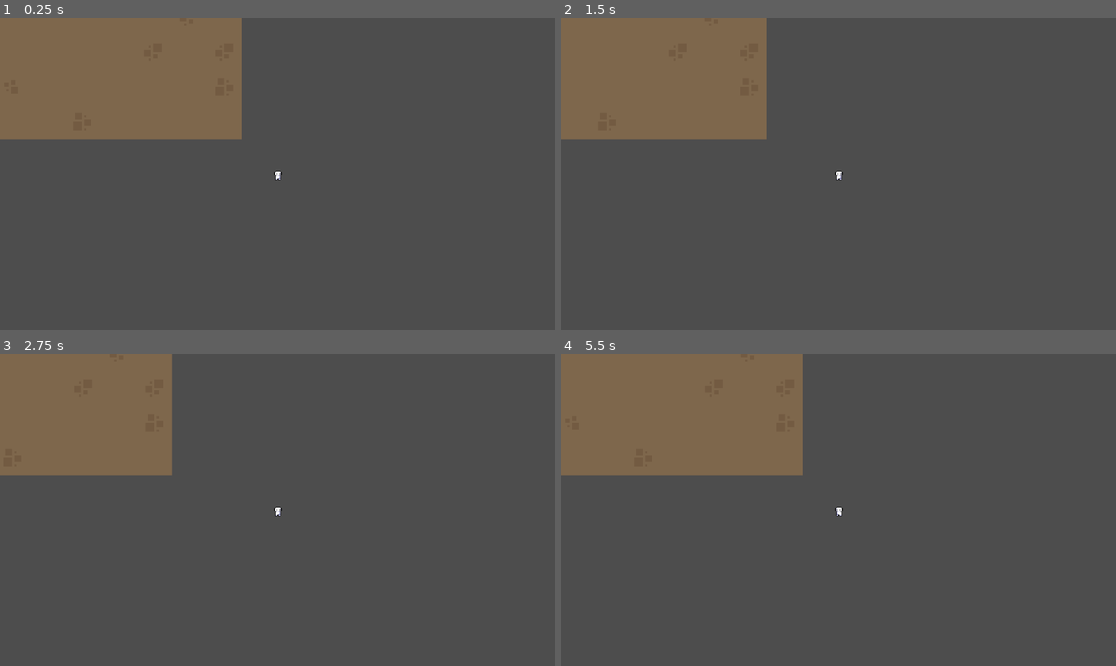
Above: before the commit, frames 1-4 (two rows, left to right).
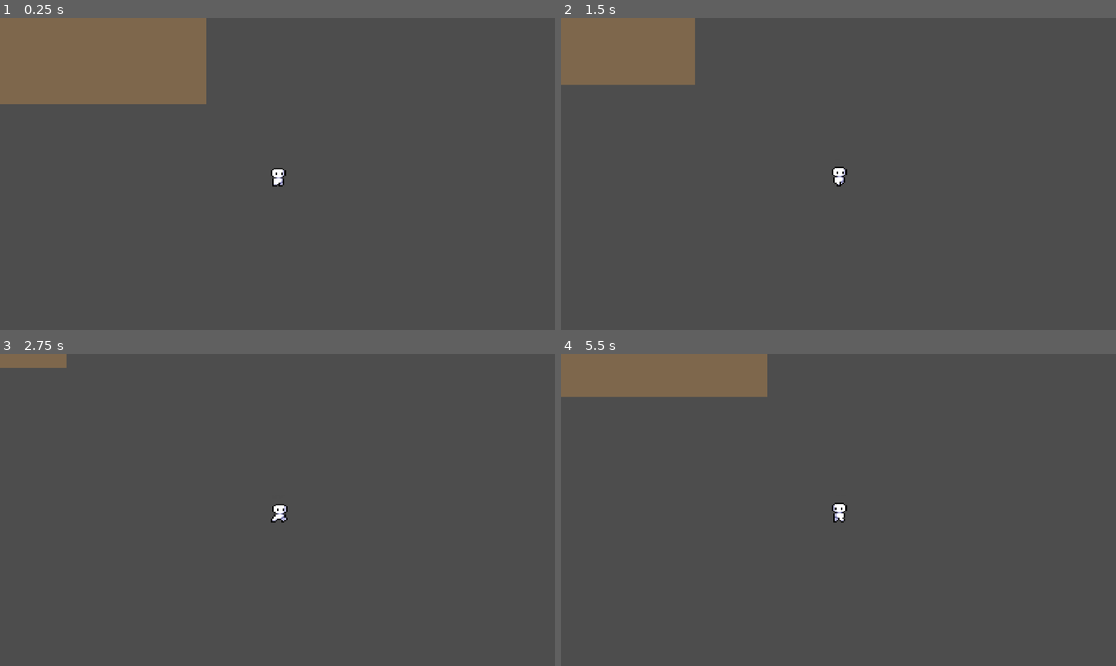
Above: after the commit, the same moments.

Repository: Arunprakaash/dual
Game: Godot game, scene res://scenes/world/world.tscn
Two runs of this game, one before a commit and one after it. Both use one fixed random seed, a clock stepped at 60 frames per second and the inputs below.
Inputs (mouse positions are in pixels of both pictures, inside the frame that each line leads up to):
- Up to frame 1 (0.25 s): no input
- Up to frame 2 (1.5 s): tap Enter at 0.5 s; move the mouse to (960, 158) at 0.52 s; hold D (player_0_right) 0.53-1.28 s; move the mouse to (727, 189) at 1.27 s; hold S (player_0_down) from 1.28 s (still down)
- Up to frame 3 (2.75 s): move the mouse to (333, 441) at 2.02 s; release S (player_0_down) at 2.03 s; hold D (player_0_right) from 2.03 s (still down)
- Up to frame 4 (5.5 s): move the mouse to (810, 572) at 2.77 s; release D (player_0_right) at 2.78 s; hold W (player_0_up) 2.78-3.53 s; move the mouse to (1005, 556) at 3.52 s; hold A (player_0_left) 3.53-5.03 s; move the mouse to (672, 463) at 4.27 s; move the mouse to (866, 510) at 5.02 s; hold S (player_0_down) from 5.03 s (still down)

The runs differ from the first frame. In frame 1, 6.8% of the frame differs, in the area x 0-52%, y 0-55%; in frame 2, 9.4%; in frame 3, 12%; in frame 4, 12%.

Commit message:
player movement

Diff:
--- a/scenes/world/world.tscn
+++ b/scenes/world/world.tscn
@@ -226,8 +226,9 @@
 format = 2
 
 [node name="Camera2D" type="Camera2D" parent="."]
+rotation = 3.14159
 scale = Vector2(0.2, 0.156)
-zoom = Vector2(10, 10)
+zoom = Vector2(20, 20)
 
 [node name="player" parent="." instance=ExtResource("3_4xf6l")]
 
--- a/scripts/player.gd
+++ b/scripts/player.gd
@@ -4,41 +4,27 @@
 
 @onready var animated_sprite : AnimatedSprite2D = $s
 
-# Get the gravity from the project settings to be synced with RigidBody nodes.
-
-var animation_locked : bool = false
 var direction : Vector2 = Vector2.ZERO
 
 func _physics_process(delta):
-	# Add the gravity.
-
-
-	# Check if the character is pressing the jump button.
-
-
-	# Check if the character is pressing the double jump button.
-
 
 	# Move the character.
+	#look_at(get_global_mouse_position())
 	direction = Input.get_vector("player_0_left", "player_0_right", "player_0_up", "player_0_down")
+	velocity = direction * speed
 
-	if direction.x != 0 && animated_sprite.animation != "jump_end":
-		velocity.x = direction.x * speed
-		velocity.y = direction.y * speed
-	else:
-		velocity.x = move_toward(velocity.x, 0, speed)
-		velocity.y = move_toward(velocity.y, 0, speed)
+	#velocity = transform.x * direction * speed
 
 	move_and_slide()
 	update_animation()
 	update_facing_direction()
 
 func update_animation():
-	if not animation_locked:
-			if direction.x && direction.y != 0:
-				animated_sprite.play("run")
-			else:
-				animated_sprite.play("idle")
+	print(direction.x,direction.y)
+	if direction.x or direction.y != 0:
+		animated_sprite.play("run")
+	else:
+		animated_sprite.play("idle")
 
 func update_facing_direction():
 	if direction.x > 0:
